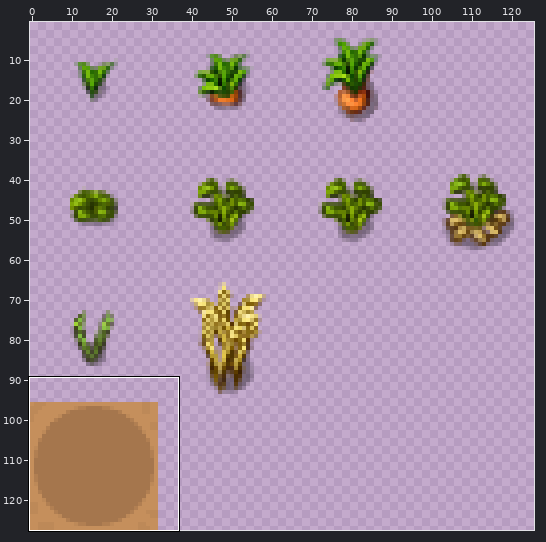
Sprite sheet -- TimothE/Resources/Images/Spritesheets/CropsSheet.png. The picture above shows the old version from afar; the outline marks the close-up.
Close-up. Before the edit:
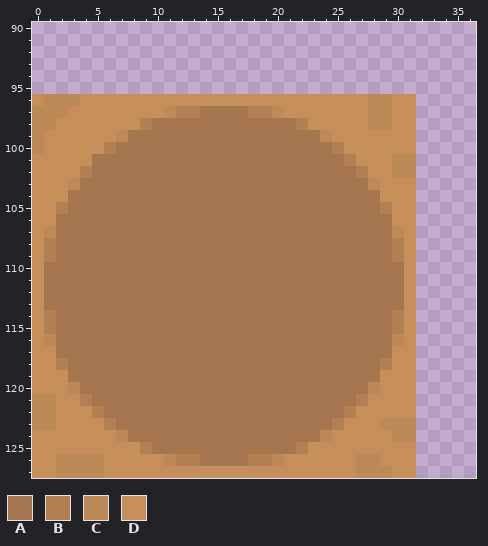
The file is 128x128 pixels. Pixels under 10% opacity are left out. Colours within 5 levels of each other are drawn and written as one. Shown: x 0..36, y 90..127. The wide view leaves out empty margins.
Palette (. is transparent): A #a5764d  B #b17f52  C #bd8958  D #c58f5c
Pixels before, first column x 0:
 96 DCCCDDDDDDDDDDDDDDDDDDDDDDDDCCDD
 97 CCCDDDDDDDDCBBAAAABBCDDDDDDDCCDD
 98 CCDDDDDDDBAAAAAAAAAAAABDDDDDCCDD
 99 CDDDDDDCAAAAAAAAAAAAAAAACDDDDDDD
100 CDDDDDBAAAAAAAAAAAAAAAAAABDDDDDD
101 DDDDDAAAAAAAAAAAAAAAAAAAAABDDDCC
102 DDDDBAAAAAAAAAAAAAAAAAAAAAABDDCC
103 DDDCAAAAAAAAAAAAAAAAAAAAAAAACDDD
104 DDDAAAAAAAAAAAAAAAAAAAAAAAAAADDD
105 DDBAAAAAAAAAAAAAAAAAAAAAAAAAABDD
106 DDAAAAAAAAAAAAAAAAAAAAAAAAAAAADD
107 DCAAAAAAAAAAAAAAAAAAAAAAAAAAAACD
108 DBAAAAAAAAAAAAAAAAAAAAAAAAAAAABD
109 DBAAAAAAAAAAAAAAAAAAAAAAAAAAAABD
110 DAAAAAAAAAAAAAAAAAAAAAAAAAAAAAAD
111 DAAAAAAAAAAAAAAAAAAAAAAAAAAAAAAD
112 DAAAAAAAAAAAAAAAAAAAAAAAAAAAAAAD
113 DAAAAAAAAAAAAAAAAAAAAAAAAAAAAAAD
114 DBAAAAAAAAAAAAAAAAAAAAAAAAAAAABD
115 DBAAAAAAAAAAAAAAAAAAAAAAAAAAAABD
116 DCAAAAAAAAAAAAAAAAAAAAAAAAAAAACD
117 DDAAAAAAAAAAAAAAAAAAAAAAAAAAAADD
118 DDBAAAAAAAAAAAAAAAAAAAAAAAAAABDD
119 DDDAAAAAAAAAAAAAAAAAAAAAAAAAADDD
120 DDDCAAAAAAAAAAAAAAAAAAAAAAAACDDD
121 CCDDBAAAAAAAAAAAAAAAAAAAAAABDDDD
122 CCDDDBAAAAAAAAAAAAAAAAAAAABDDDDD
123 CCDDDDBAAAAAAAAAAAAAAAAAABDDDCCC
124 DDDDDDDCAAAAAAAAAAAAAAAACDDDDDCC
125 DDDDDDDDDBAAAAAAAAAAAABDDDDDDDDD
126 DDCCCCDDDDDCBBAAAABBCDDDDDDCCDDD
127 DDCCCCDDDDDDDDDDDDDDDDDDDDDCCCDD
After:
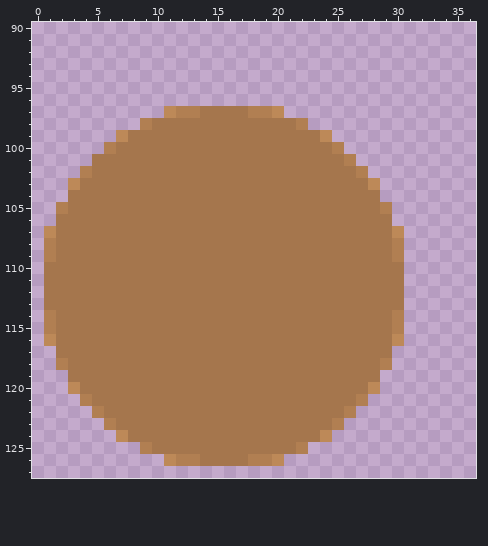
What changed:
{"y":96,"x":0,"old":"DCCCDDDDDDDDDDDDDDDDDDDDDDDDCCDD","new":"................................"}
{"y":97,"x":0,"old":"CCCDDDDDDDD","new":"..........."}
{"y":97,"x":21,"old":"DDDDDDDCCDD","new":"..........."}
{"y":98,"x":0,"old":"CCDDDDDDD","new":"........."}
{"y":98,"x":23,"old":"DDDDDCCDD","new":"........."}
{"y":99,"x":0,"old":"CDDDDDD","new":"......."}
{"y":99,"x":25,"old":"DDDDDDD","new":"......."}
{"y":100,"x":0,"old":"CDDDDD","new":"......"}
{"y":100,"x":26,"old":"DDDDDD","new":"......"}
{"y":101,"x":0,"old":"DDDDD","new":"....."}
{"y":101,"x":27,"old":"DDDCC","new":"....."}
{"y":102,"x":0,"old":"DDDD","new":"...."}
{"y":102,"x":28,"old":"DDCC","new":"...."}
{"y":103,"x":0,"old":"DDD","new":"..."}
{"y":103,"x":29,"old":"DDD","new":"..."}
{"y":104,"x":0,"old":"DDD","new":"..."}
{"y":104,"x":29,"old":"DDD","new":"..."}
{"y":105,"x":0,"old":"DD","new":".."}
{"y":105,"x":30,"old":"DD","new":".."}
{"y":106,"x":0,"old":"DD","new":".."}
{"y":106,"x":30,"old":"DD","new":".."}
{"y":107,"x":0,"old":"D","new":"."}
{"y":107,"x":31,"old":"D","new":"."}
{"y":108,"x":0,"old":"D","new":"."}
{"y":108,"x":31,"old":"D","new":"."}
{"y":109,"x":0,"old":"D","new":"."}
{"y":109,"x":31,"old":"D","new":"."}
{"y":110,"x":0,"old":"D","new":"."}
{"y":110,"x":31,"old":"D","new":"."}
{"y":111,"x":0,"old":"D","new":"."}
{"y":111,"x":31,"old":"D","new":"."}
{"y":112,"x":0,"old":"D","new":"."}
{"y":112,"x":31,"old":"D","new":"."}
{"y":113,"x":0,"old":"D","new":"."}
{"y":113,"x":31,"old":"D","new":"."}
{"y":114,"x":0,"old":"D","new":"."}
{"y":114,"x":31,"old":"D","new":"."}
{"y":115,"x":0,"old":"D","new":"."}
{"y":115,"x":31,"old":"D","new":"."}
{"y":116,"x":0,"old":"D","new":"."}
{"y":116,"x":31,"old":"D","new":"."}
{"y":117,"x":0,"old":"DD","new":".."}
{"y":117,"x":30,"old":"DD","new":".."}
{"y":118,"x":0,"old":"DD","new":".."}
{"y":118,"x":30,"old":"DD","new":".."}
{"y":119,"x":0,"old":"DDD","new":"..."}
{"y":119,"x":29,"old":"DDD","new":"..."}
{"y":120,"x":0,"old":"DDD","new":"..."}
{"y":120,"x":29,"old":"DDD","new":"..."}
{"y":121,"x":0,"old":"CCDD","new":"...."}
{"y":121,"x":28,"old":"DDDD","new":"...."}
{"y":122,"x":0,"old":"CCDDD","new":"....."}
{"y":122,"x":27,"old":"DDDDD","new":"....."}
{"y":123,"x":0,"old":"CCDDDD","new":"......"}
{"y":123,"x":26,"old":"DDDCCC","new":"......"}
{"y":124,"x":0,"old":"DDDDDDD","new":"......."}
{"y":124,"x":25,"old":"DDDDDCC","new":"......."}
{"y":125,"x":0,"old":"DDDDDDDDD","new":"........."}
{"y":125,"x":23,"old":"DDDDDDDDD","new":"........."}
{"y":126,"x":0,"old":"DDCCCCDDDDD","new":"..........."}
{"y":126,"x":21,"old":"DDDDDDCCDDD","new":"..........."}
{"y":127,"x":0,"old":"DDCCCCDDDDDDDDDDDDDDDDDDDDDCCCDD","new":"................................"}
{"label":"erased","picture_box":[32,94,416,478]}
